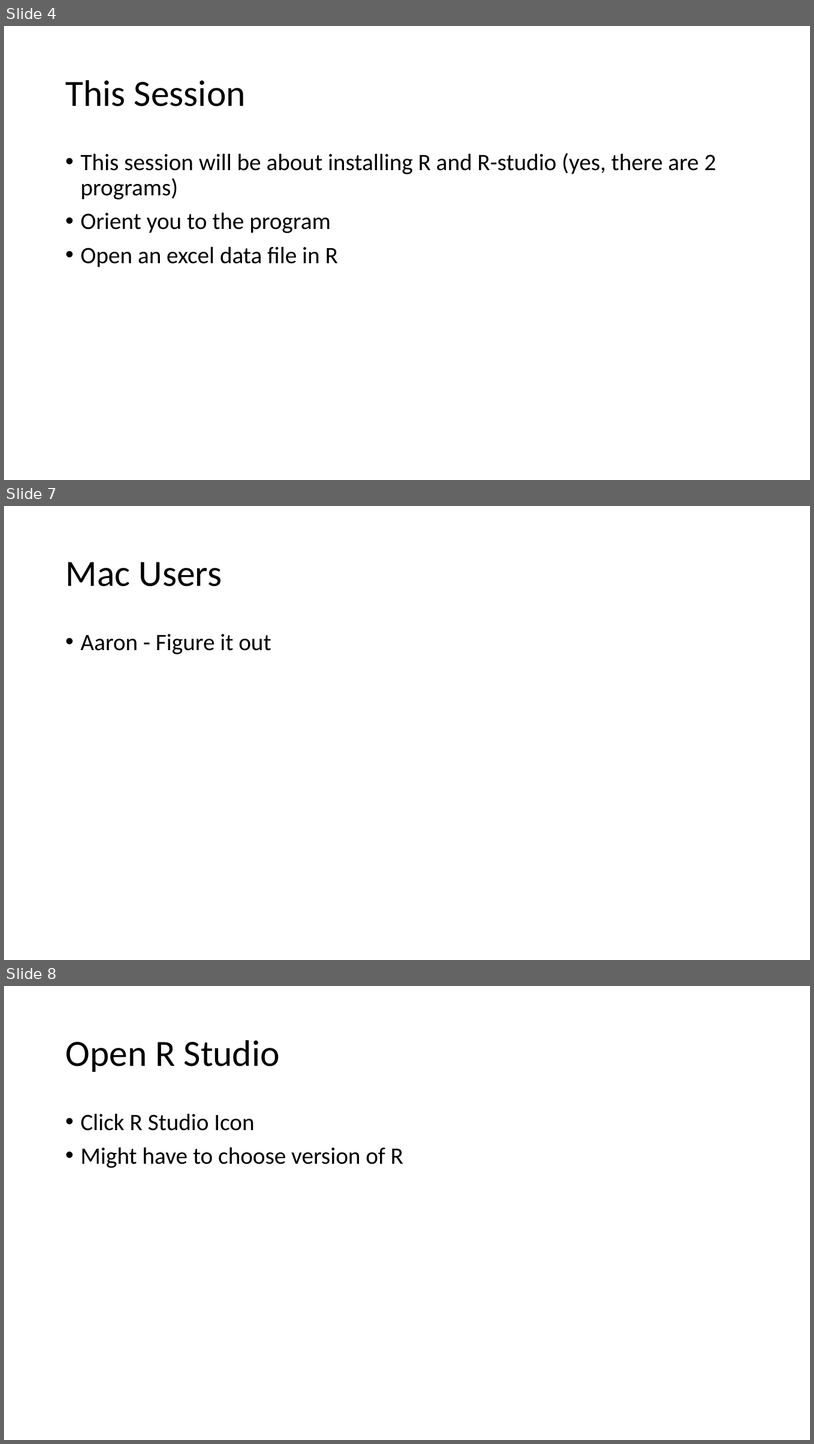
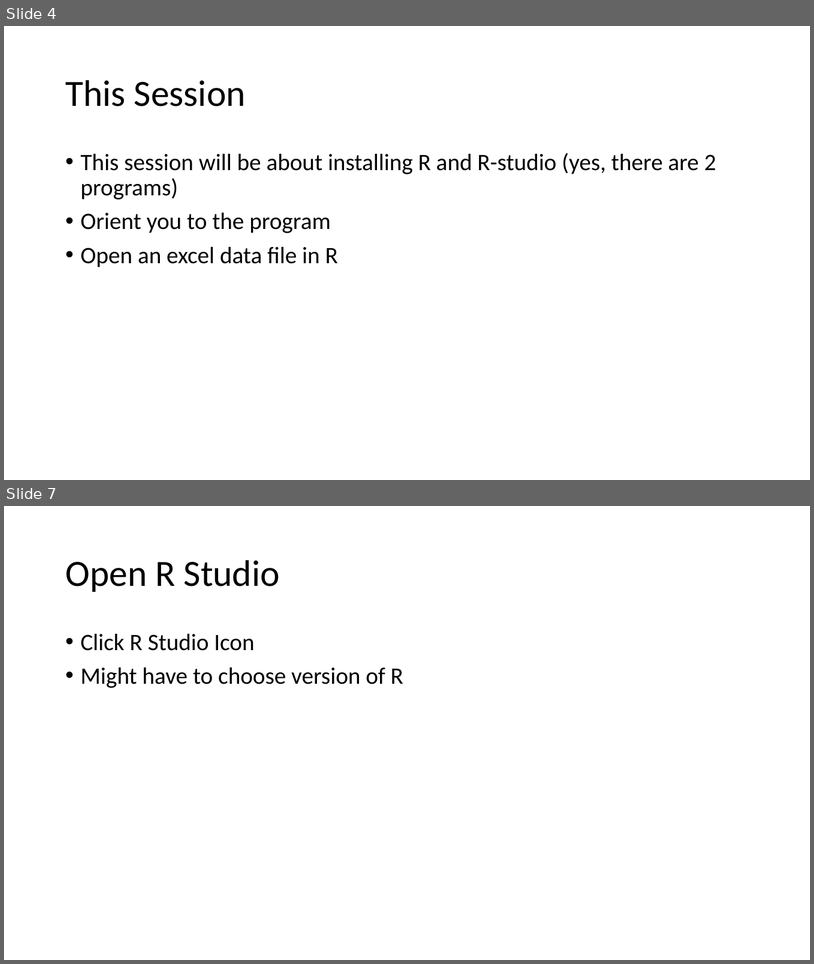
Before and after one commit to angnguyen/ce_group, a slide deck: R_tutorial_1.pptx. Shown one above the other, each under a label of ours: slides 4, 7 and 8 before the commit, slides 4 and 7 after it; the slides between them are not shown. The pictures are 814x1444 and 814x964 pixels, drawn with LibreOffice and Linux fonts; fonts in the diff are those of the drawing. Boxes give left, top, right and bottom in pixels: in the first picture for what was removed or moved away, otherwise in the second. Text is boxed around its words. In the diff, an @@ line names an element or a change of style, - is before the commit and + after.

```diff
--- a/R_tutorial_1.pptx
+++ b/R_tutorial_1.pptx
@@ slide 7 removed at (4, 506, 810, 960), background #FFFFFF @@
@@ title removed at (65, 562, 222, 586) @@
-Mac Users
@@ text removed at (81, 634, 271, 654) @@
-• Aaron - Figure it out
@@ what was slide 8 is now slide 7 @@
```
Also in this commit, not shown: 2 slides changed.
